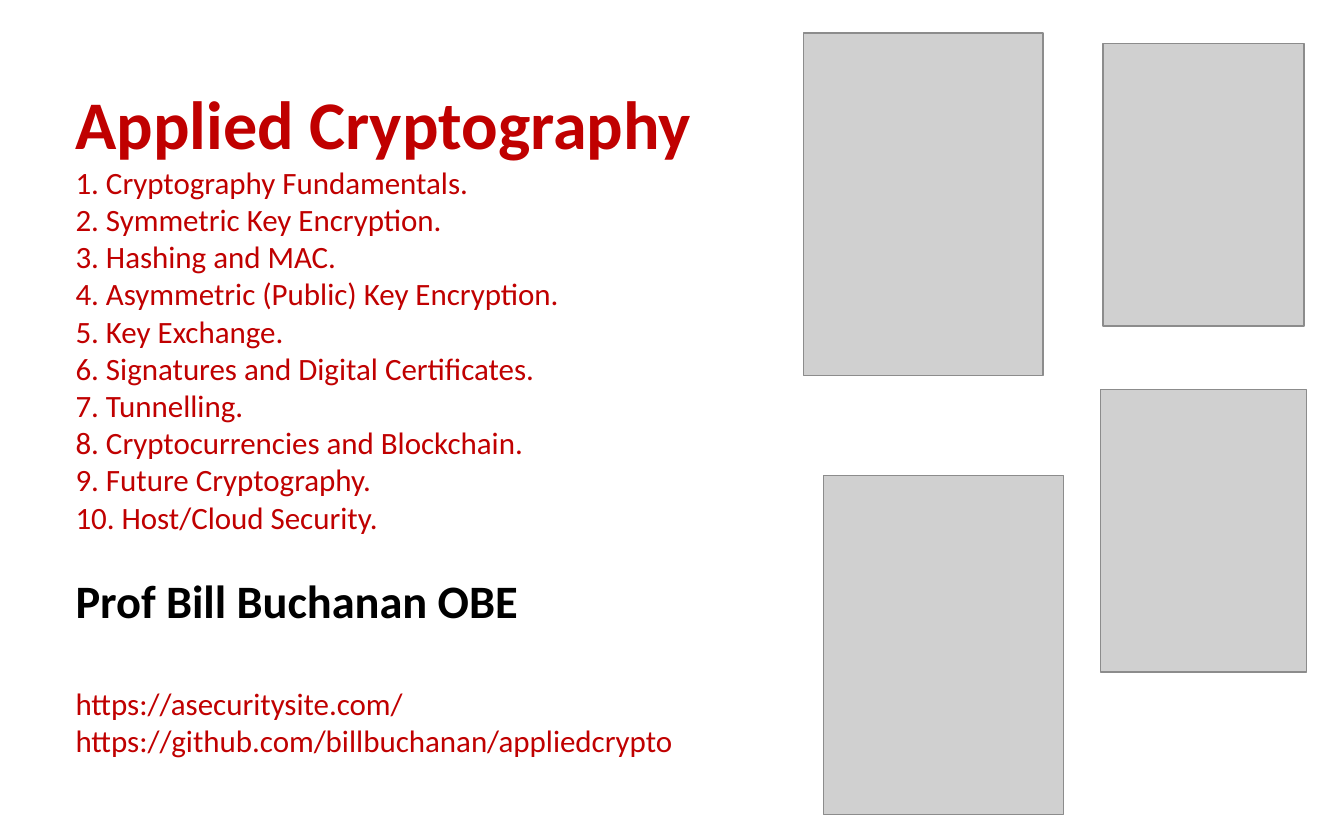
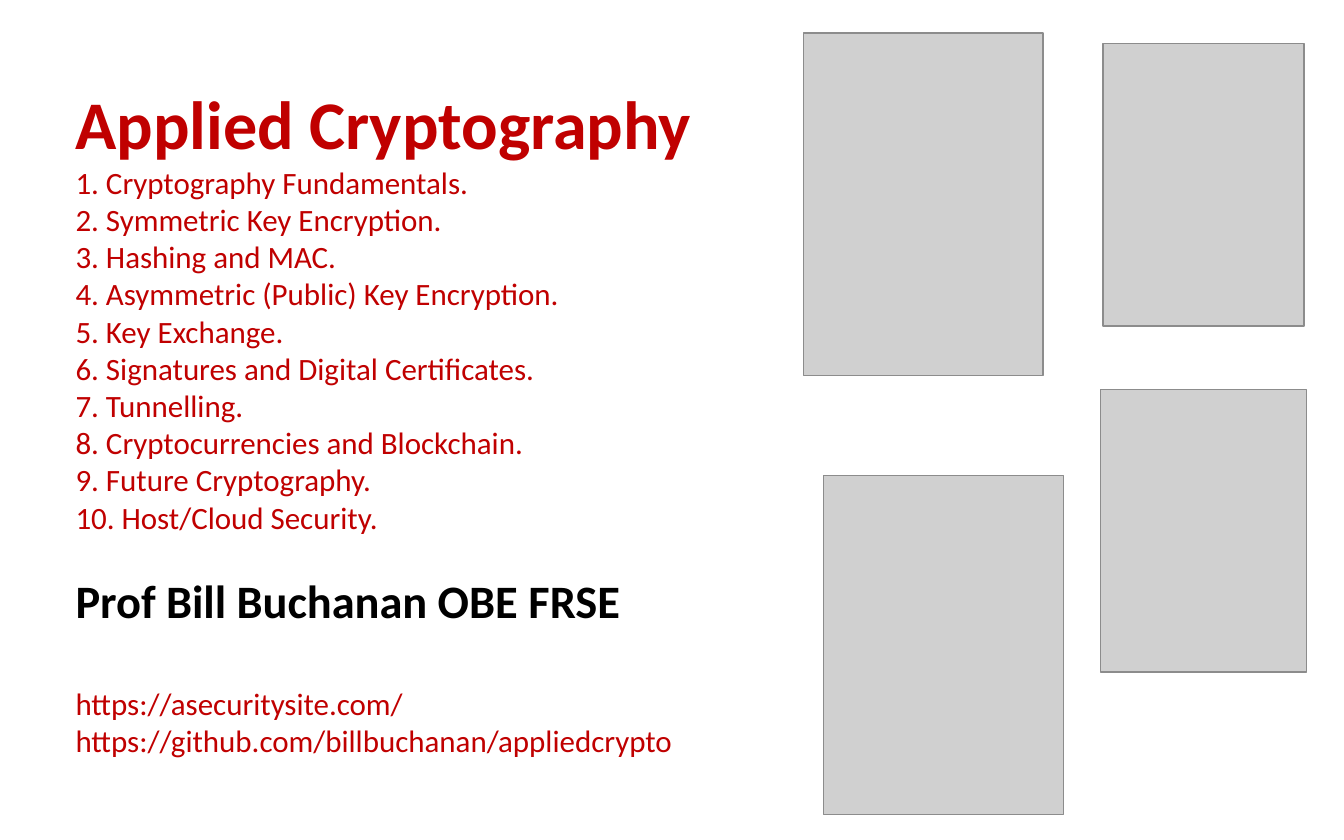
Before and after one commit to billbuchanan/appliedcrypto, a slide deck: slide 18 of unit00_introduction/unit01_introduction.pptx. Drawn at 1344x840 pixels with LibreOffice and Linux fonts; fonts in the diff are those of the drawing; grey boxes stand for pictures. Boxes give left, top, right and bottom in pixels: in the first picture for what was removed or moved away, otherwise in the second. Text is boxed around its words. In the diff, an @@ line names an element or a change of style, - is before the commit and + after.

```diff
--- a/unit00_introduction/unit01_introduction.pptx
+++ b/unit00_introduction/unit01_introduction.pptx
@@ title at bbox=[76, 469, 672, 758]: text changed @@
-9. Future Cryptography.
-10. Host/Cloud Security.
-Prof Bill Buchanan OBE
-https://asecuritysite.com/
-https://github.com/billbuchanan/appliedcrypto
+9. Future Cryptography.
+10. Host/Cloud Security.
+Prof Bill Buchanan OBE FRSE
+https://asecuritysite.com/
+https://github.com/billbuchanan/appliedcrypto
```
Also in this commit, not shown: 3 other slides changed, 4 other files.
